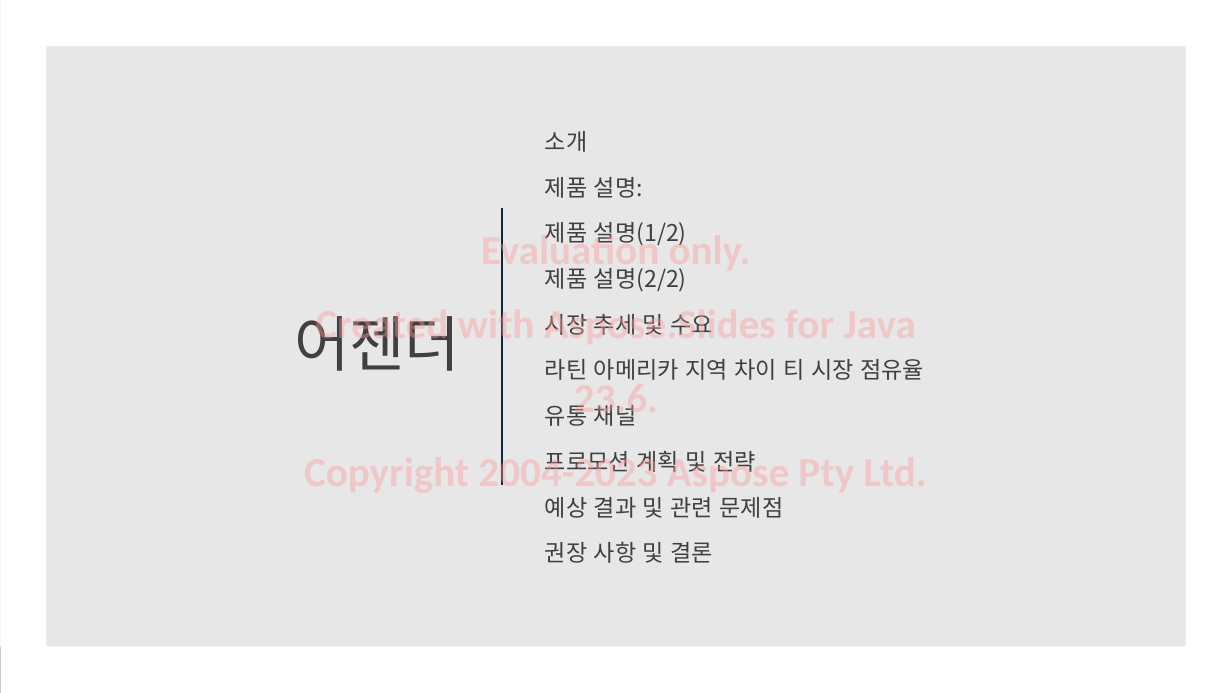
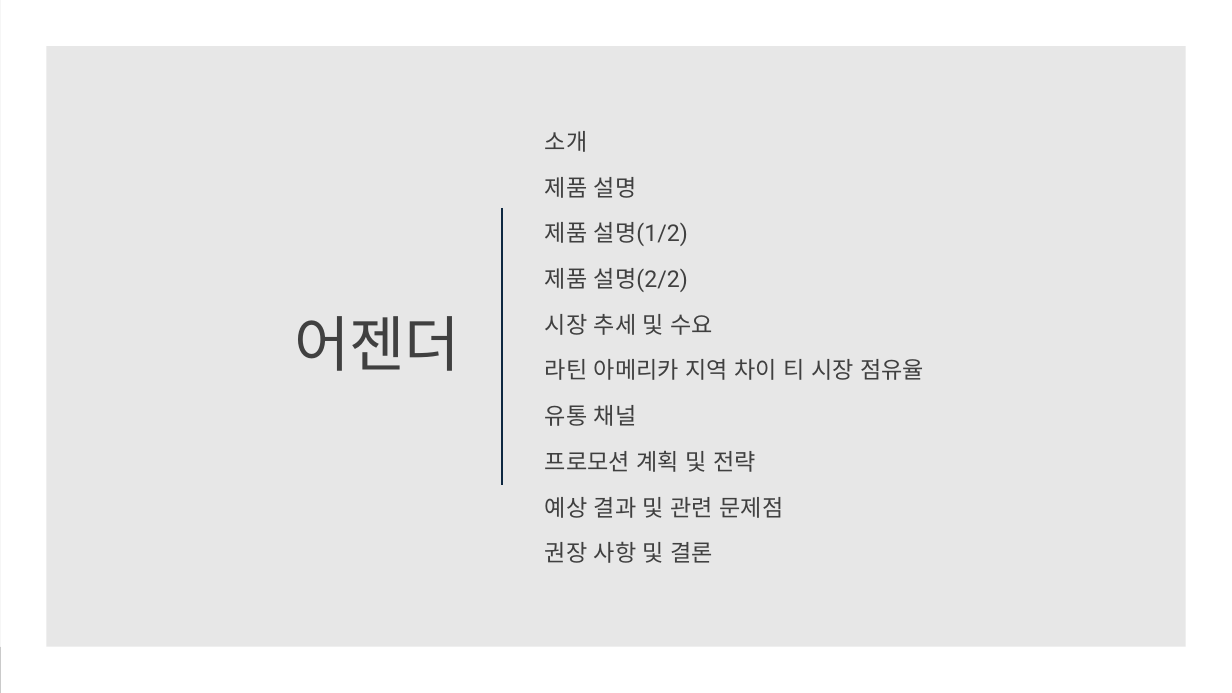
Before and after one commit to MicrosoftLearning/MS-4004-Empower-workforce-copilot-use-cases.ko-kr, a slide deck: slide 2 of ResourceFiles/Mystic Spice Premium Chai Market Analysis Presentation.pptx. Drawn at 1232x693 pixels with LibreOffice and Linux fonts; fonts in the diff are those of the drawing. Boxes give left, top, right and bottom in pixels: in the first picture for what was removed or moved away, otherwise in the second. Text is boxed around its words. In the diff, an @@ line names an element or a change of style, - is before the commit and + after.

```diff
--- a/ResourceFiles/Mystic Spice Premium Chai Market Analysis Presentation.pptx
+++ b/ResourceFiles/Mystic Spice Premium Chai Market Analysis Presentation.pptx
@@ title "어젠더" at [295, 316, 460, 371]: font Noto Sans CJK KR to Roboto Slab @@
@@ text at [545, 131, 924, 563]: font Noto Sans CJK KR to Roboto @@
@@ text at [545, 177, 637, 198]: text changed; font Noto Sans CJK KR to Roboto @@
-  제품 설명:
+  제품 설명
@@ text removed at [315, 230, 789, 485] @@
-Evaluation only.
-Created with Aspose.Slides for Java 23.6.
-Copyright 2004-2023 Aspose Pty Ltd.
```
Also in this commit, not shown: 13 other slides changed, 19 other files.
